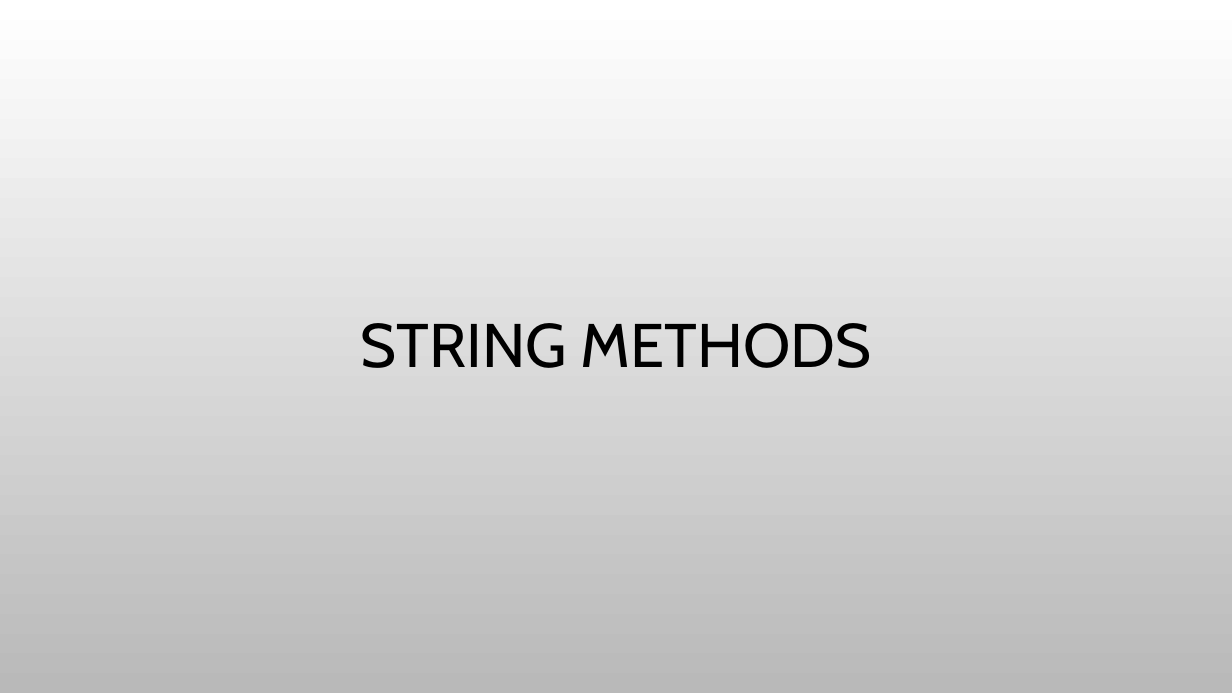
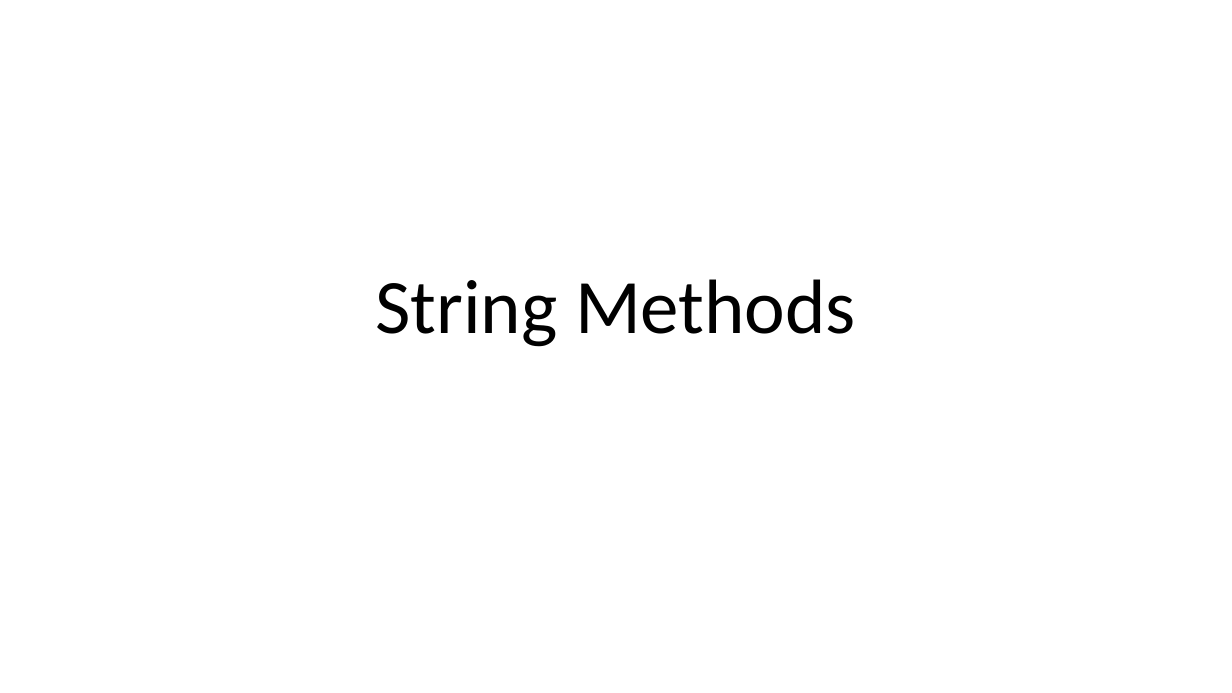
Before and after one commit to PramodJana/JavaScript, a slide deck: slide 1 of GFG JS Course Curriculam/Articles/004 String Values.pptx. Drawn at 1232x693 pixels with LibreOffice and Linux fonts; fonts in the diff are those of the drawing; background and template pictures are left out. Boxes give left, top, right and bottom in pixels: in the first picture for what was removed or moved away, otherwise in the second. Text is boxed around its words. In the diff, an @@ line names an element or a change of style, - is before the commit and + after.

```diff
--- a/GFG JS Course Curriculam/Articles/004 String Values.pptx
+++ b/GFG JS Course Curriculam/Articles/004 String Values.pptx
@@ background picture (left out) to #FFFFFF @@
@@ title at [375,279,856,347]: text changed; size 48 to 60 pt; font Cabin to Calibri @@
-STRING METHODS
+String Methods
```
Also in this commit, not shown: 17 slides added, 1 slide removed.
